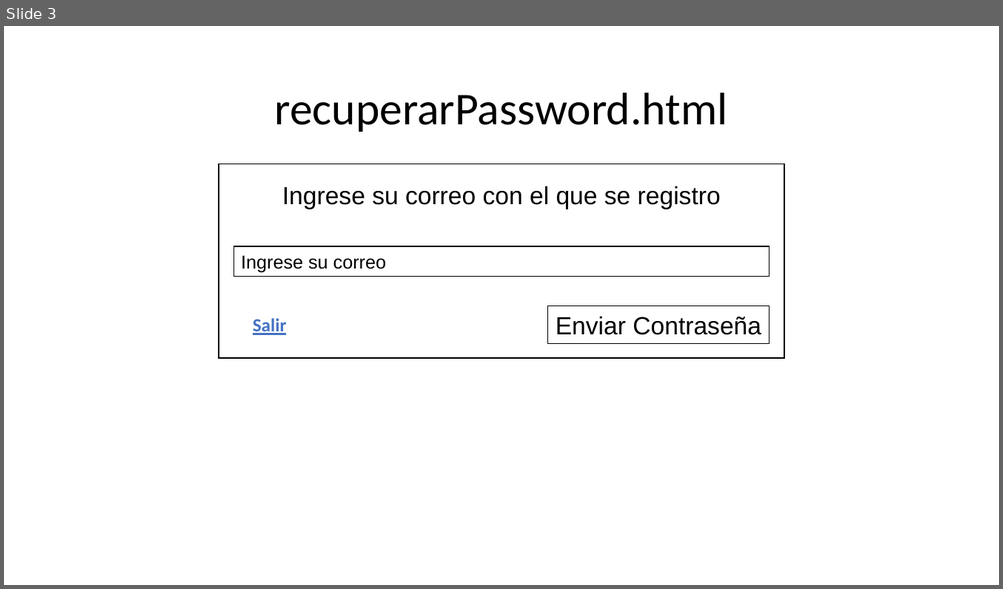
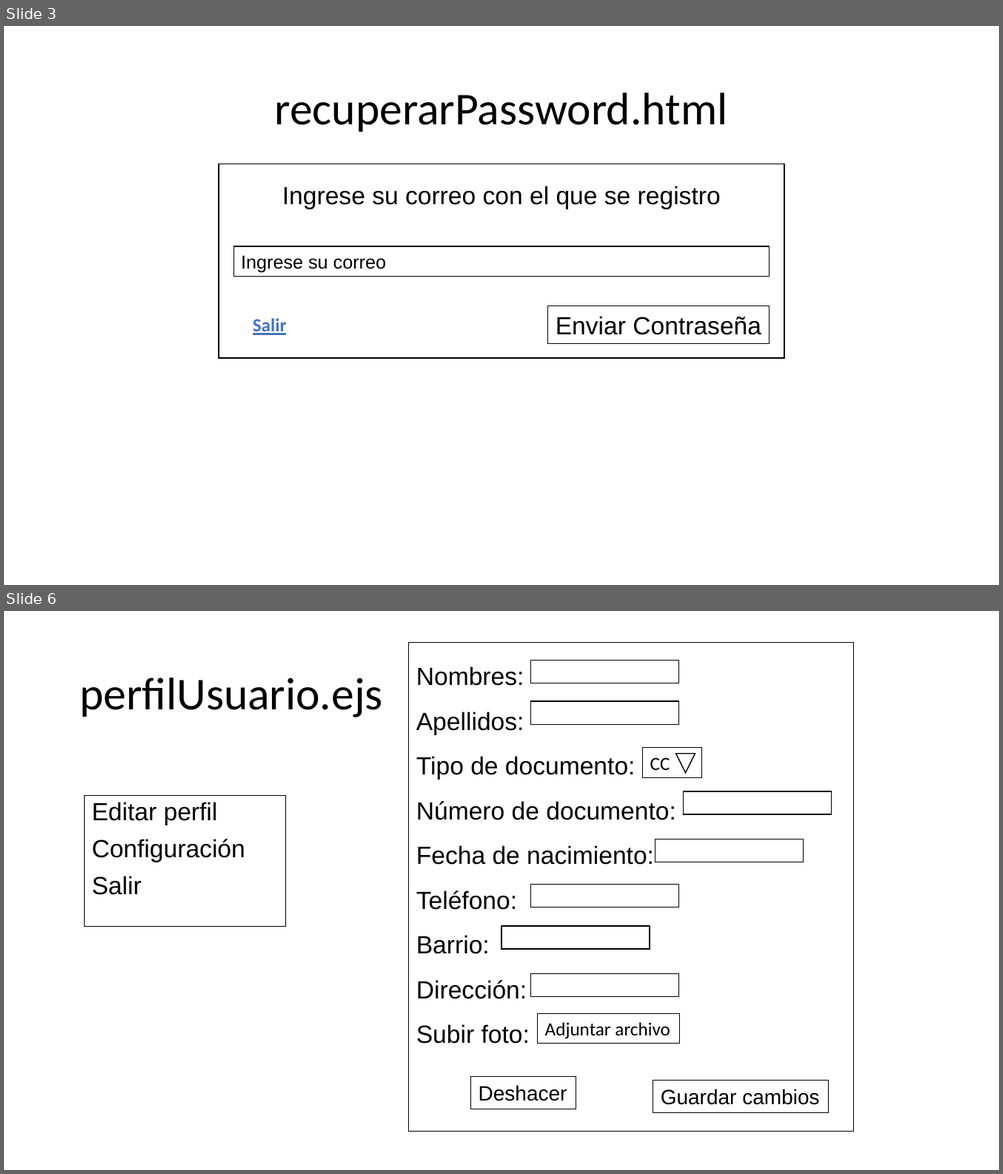
Before and after one commit to miller028/Granero_la_Cosecha_V1.0, a slide deck: Diseno login.pptx. Shown one above the other, each under a label of ours: slide 3 before the commit, slides 3 and 6 after it; the slides between them are not shown. The pictures are 1003x589 and 1003x1174 pixels, drawn with LibreOffice and Linux fonts; fonts in the diff are those of the drawing. Boxes give left, top, right and bottom in pixels: in the first picture for what was removed or moved away, otherwise in the second. Text is boxed around its words. In the diff, an @@ line names an element or a change of style, - is before the commit and + after.

Commit message:
Actualizacion de archivos del proyecto

```diff
--- a/Diseno login.pptx
+++ b/Diseno login.pptx
@@ slide 6 added at bbox=[4, 611, 999, 1170], background #FFFFFF @@
@@ title added at bbox=[79, 678, 382, 718], 44 pt, text #000000 @@
+perfilUsuario.ejs
@@ text added at bbox=[85, 795, 286, 925], outline #000000 0.75 pt, 24 pt, text #000000 @@
+Editar perfil
+Configuración
+Salir
@@ group added at bbox=[409, 642, 854, 1132]: 12 rectangles, 1 triangle @@
+Nombres:
+Apellidos:
+Tipo de documento:
+Número de documento:
+Fecha de nacimiento:
+Teléfono:
+Barrio:
+Dirección:
+Subir foto:
+CC
+Adjuntar archivo
+Guardar cambios
+Deshacer
```
Also in this commit, not shown: 3 other slides added, 33 other files.
